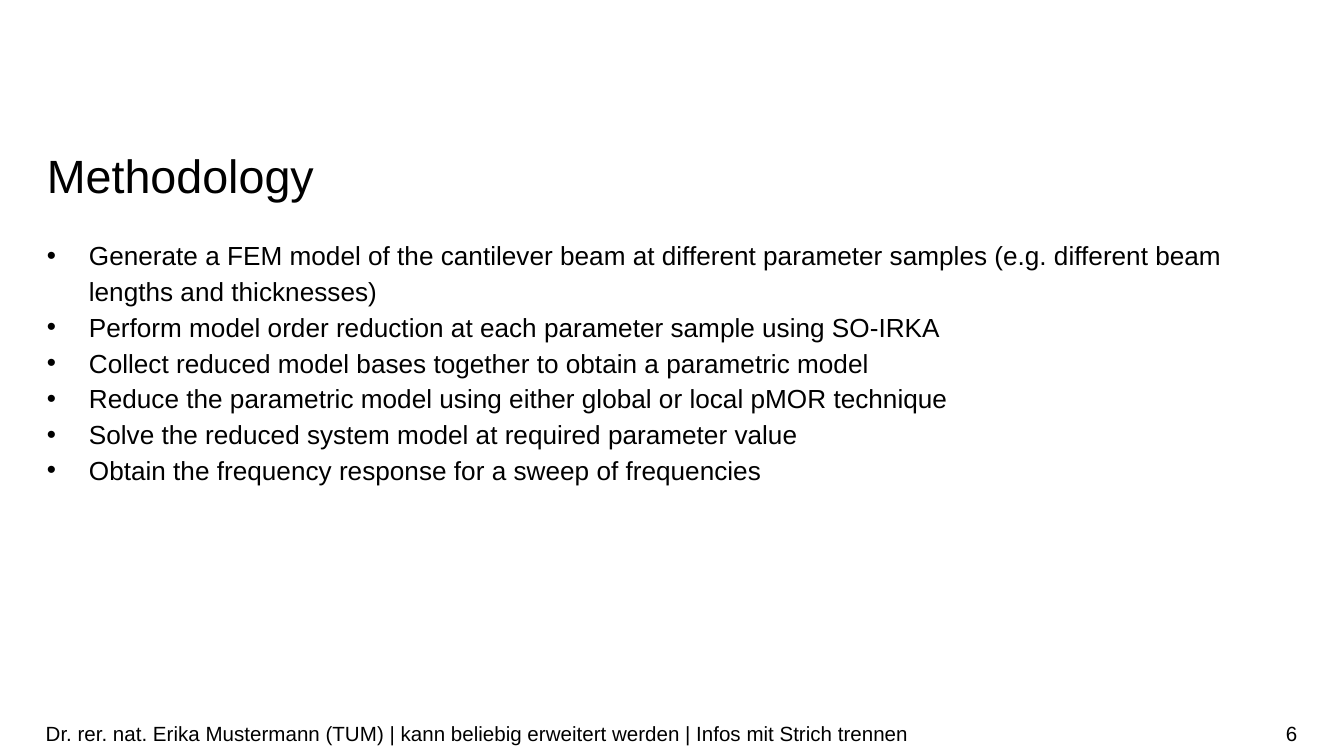
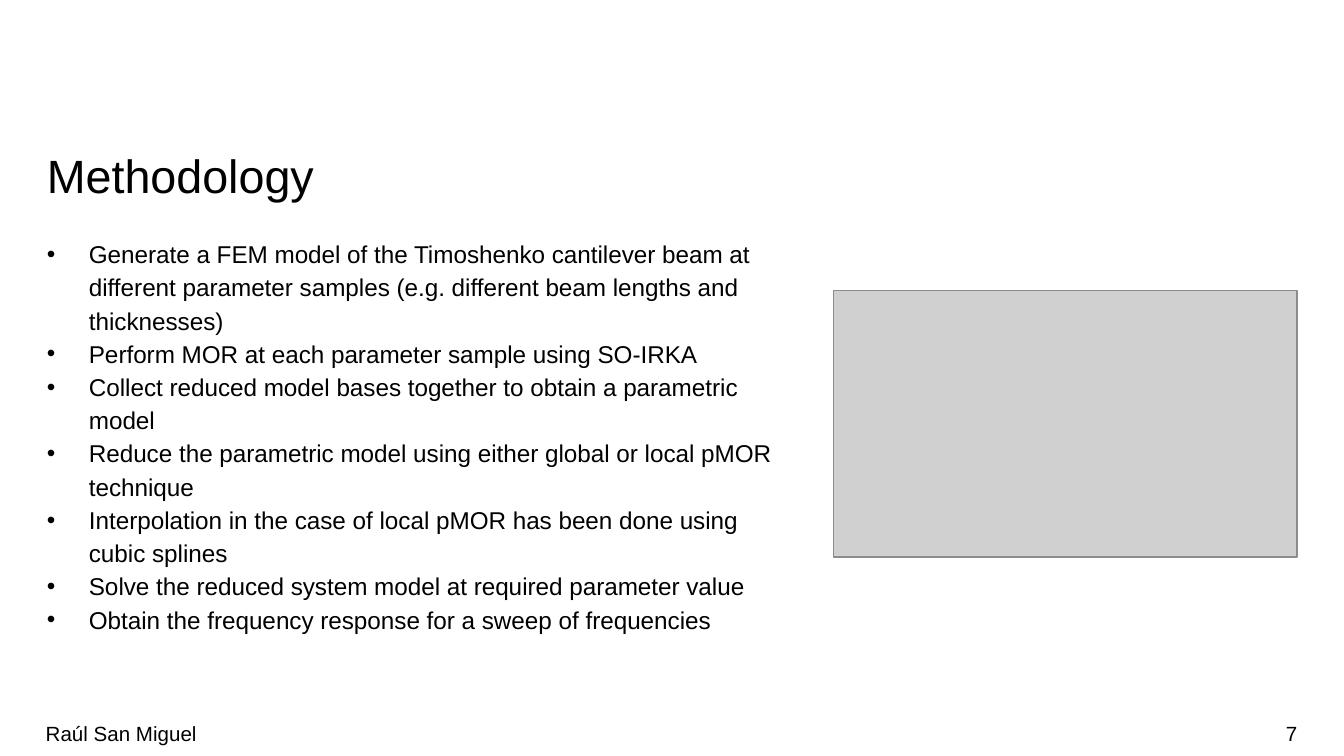
Before and after one commit to R-SMP/Global_Local_pMOR, a slide deck: slide 7 of pMOR.pptx (slide 6 before the commit). Drawn at 1344x756 pixels with LibreOffice and Linux fonts; fonts in the diff are those of the drawing; grey boxes stand for pictures; background and template pictures are left out. Boxes give left, top, right and bottom in pixels: in the first picture for what was removed or moved away, otherwise in the second. Text is boxed around its words. In the diff, an @@ line names an element or a change of style, - is before the commit and + after.

```diff
--- a/pMOR.pptx
+++ b/pMOR.pptx
@@ text at (89,245,749,368): text changed; size 14 to 13 pt @@
-• Generate a FEM model of the cantilever beam at different parameter samples (e.g. different beam lengths and thicknesses)
-• Perform model order reduction at each parameter sample using SO-IRKA
+• Generate a FEM model of the Timoshenko cantilever beam at different parameter samples (e.g. different beam lengths and thicknesses)
+• Perform MOR at each parameter sample using SO-IRKA
@@ picture added at (833,290,1297,558) @@
@@ text at (89,378,771,634): size 14 to 13 pt in "Collect reduced model bases together to obtain ...", "Reduce the parametric model using either global ...", "Solve the reduced system model at required ...", "Obtain the frequency response for a sweep ..." @@
@@ text at (89,511,738,567): paragraph added @@
+• Interpolation in the case of local pMOR has been done using cubic splines
@@ text at (46,726,197,746): text changed @@
-Dr. rer. nat. Erika Mustermann (TUM) | kann beliebig erweitert werden | Infos mit Strich trennen
+Raúl San Miguel
@@ page number at (1286,727,1297,741): text changed @@
-6
+7
```
Also in this commit, not shown: 7 other slides changed, 4 slides added, 7 other files.
